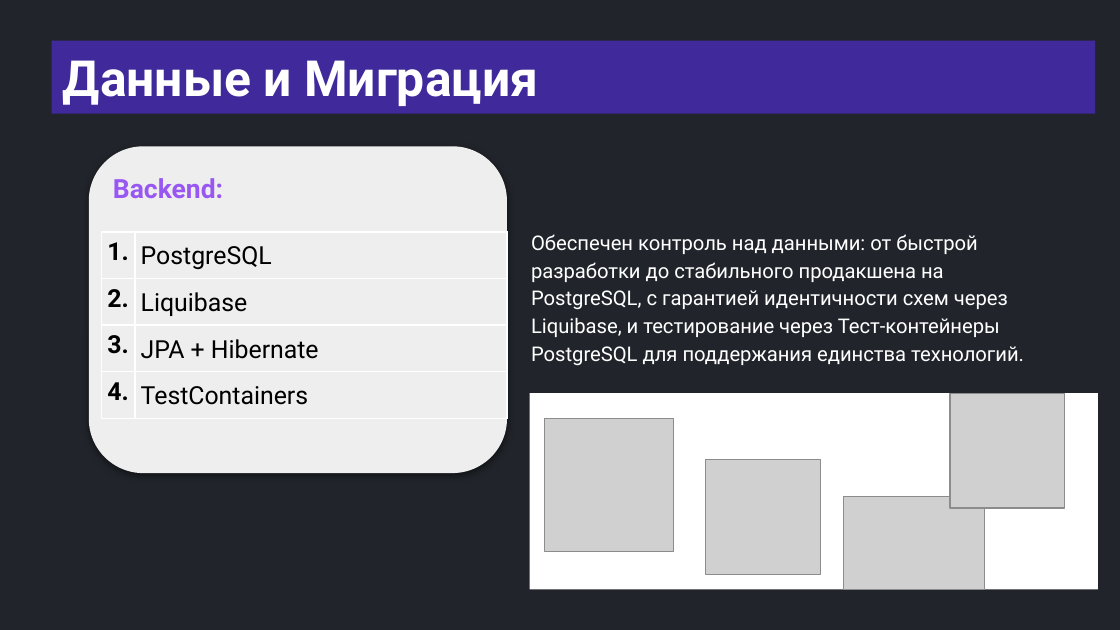
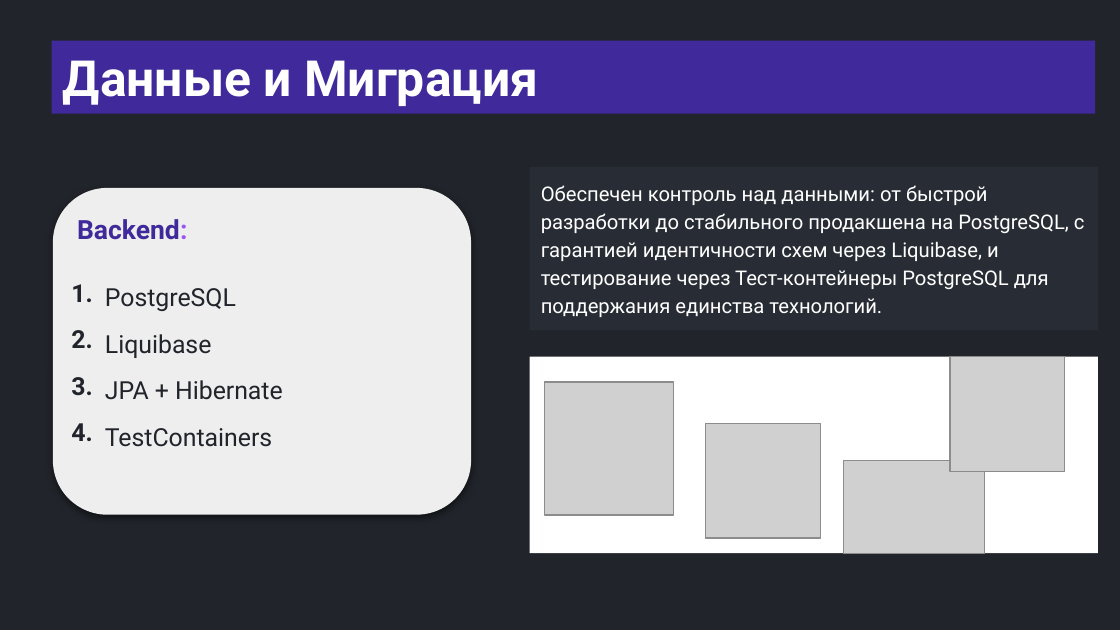
Before and after one commit to semusv/Bank_analyzer, a slide deck: slide 6 of bank_analyzer.pptx. Drawn at 1120x630 pixels with LibreOffice and Linux fonts; fonts in the diff are those of the drawing; grey boxes stand for pictures. Boxes give left, top, right and bottom in pixels: in the first picture for what was removed or moved away, otherwise in the second. Text is boxed around its words. In the diff, an @@ line names an element or a change of style, - is before the commit and + after.

```diff
--- a/bank_analyzer.pptx
+++ b/bank_analyzer.pptx
@@ rectangle "Обеспечен контроль над данными: от ...": place and size @@
-rectangle "Обеспечен контроль над данными: от ..." at [531, 234, 1024, 366]
+rectangle "Обеспечен контроль над данными: от ..." at [530, 167, 1098, 330]
@@ rectangle "Обеспечен контроль над данными: от ..." at [530, 167, 1098, 330]: fill none to #282C34 @@
@@ 1 table, 1 text, 1 rounded rectangle: place and size @@
-1 table, 1 text, 1 rounded rectangle at [88, 147, 507, 474]
+1 table, 1 text, 1 rounded rectangle at [53, 188, 472, 515]
@@ text "Backend:" at [77, 219, 187, 240]: text colour #9857F3 to #40299B in "Backend:" @@
@@ table at [66, 273, 472, 460] @@
@@ text colour #000000 to #21252B @@
@@ borders changed @@
@@ 4 pictures, 1 rectangle: place and size @@
-4 pictures, 1 rectangle at [530, 393, 1098, 589]
+4 pictures, 1 rectangle at [530, 357, 1098, 553]
```
Also in this commit, not shown: 29 other slides changed, 5 slides added, 9 other files.
